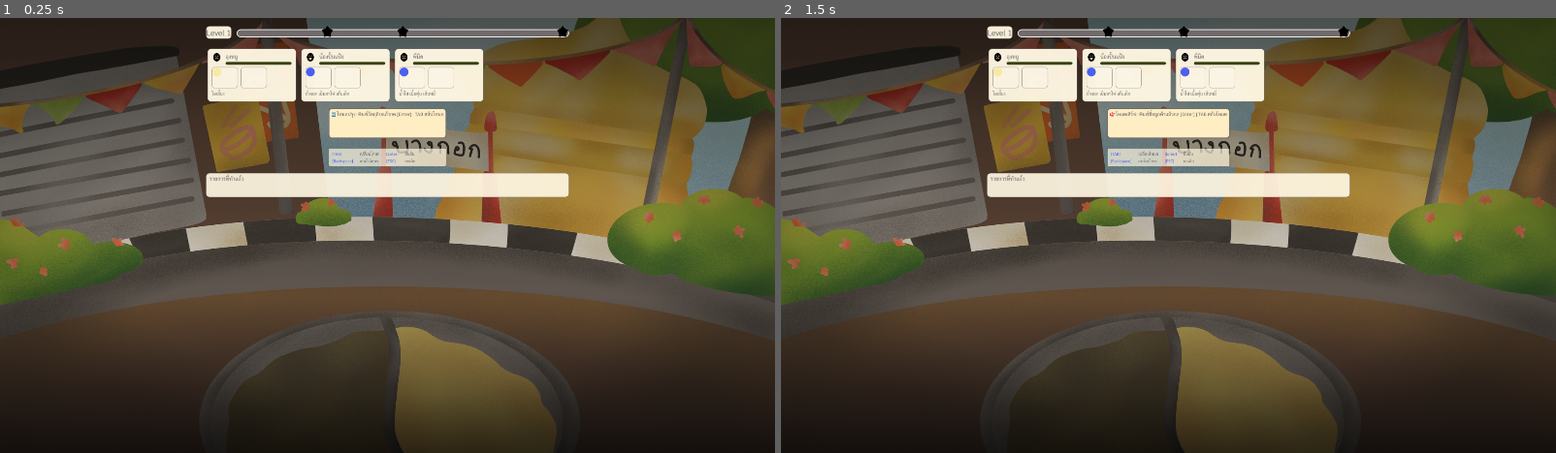
Above: before the commit, frames 1-2 (left to right).
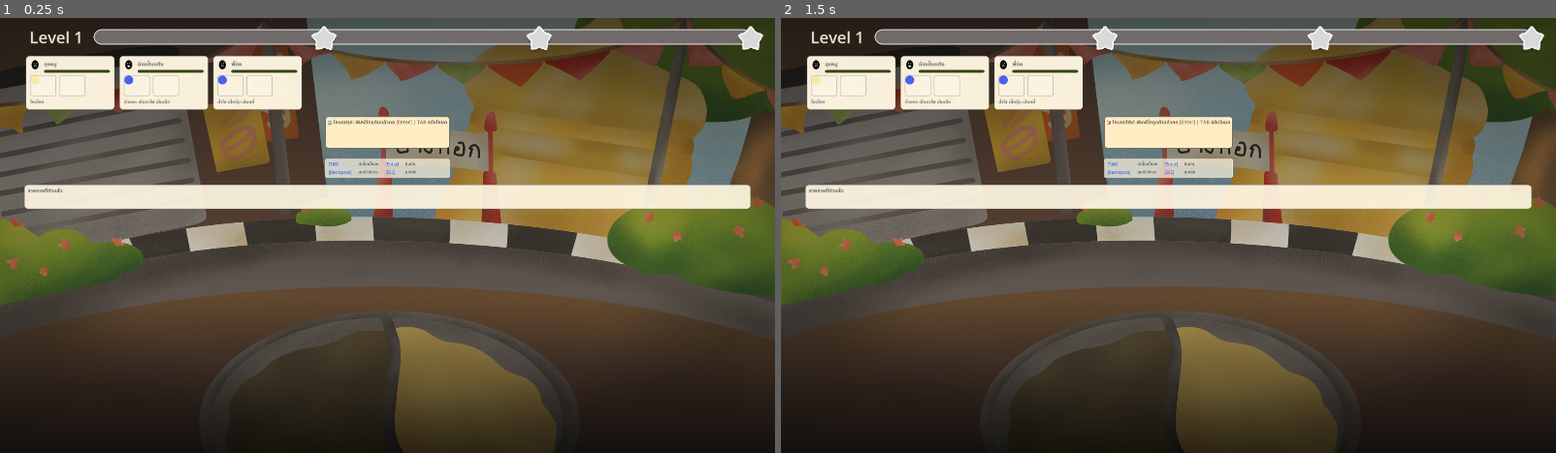
Above: after the commit, the same moments.

Repository: pcpaugust/video-game
Game: Godot game, scene res://scenes/main/Cooking.tscn
Same seed, same stepped clock (60 frames per second), same inputs: the game is played once before the commit and once after it.
Inputs:
- Up to frame 1 (0.25 s): no input
- Up to frame 2 (1.5 s): tap Enter at 0.5, 0.6 s; tap Space at 1.25 s; tap Tab at 1.35 s

The runs differ from the first frame. In frame 1, 16% of the frame differs, in the area x 3-99%, y 1-44%; in frame 2, 16%.

Commit message:
fix: level bar

Diff:
--- a/scenes/main/Cooking.tscn
+++ b/scenes/main/Cooking.tscn
@@ -5,8 +5,7 @@
 [ext_resource type="PackedScene" uid="uid://r8jlkk4nsfeo" path="res://scenes/ui/OrderQueue.tscn" id="2_cy70s"]
 [ext_resource type="PackedScene" uid="uid://dshga2ulvahoa" path="res://scenes/ui/TypingSpace.tscn" id="3_xdmyo"]
 [ext_resource type="PackedScene" uid="uid://bn2itsdp6foer" path="res://scenes/ui/DishContainer.tscn" id="4_xdmyo"]
-[ext_resource type="Texture2D" uid="uid://cgy3p5jojrnir" path="res://assets/figma/bg.png" id="5_bg"]
-[ext_resource type="Theme" path="res://assets/themes/thai_ui_theme.tres" id="7_thai_theme"]
+[ext_resource type="Texture2D" uid="uid://2dcn8nuad2ef" path="res://assets/figma/bg.png" id="5_bg"]
 
 [sub_resource type="StyleBoxFlat" id="StyleBoxFlat_ijlok"]
 bg_color = Color(0.972549, 0.9137255, 0.6431373, 1)
@@ -24,7 +23,6 @@
 anchor_bottom = 1.0
 grow_horizontal = 2
 grow_vertical = 2
-theme = ExtResource("7_thai_theme")
 theme_override_styles/panel = SubResource("StyleBoxFlat_ijlok")
 
 [node name="Background" type="TextureRect" parent="CanvasLayer/PanelContainer" unique_id=2108137782]
@@ -44,7 +42,6 @@
 theme_override_constants/separation = 16
 
 [node name="LevelBar" parent="CanvasLayer/PanelContainer/MarginContainer/VBoxContainer" unique_id=35058829 instance=ExtResource("1_kwnqp")]
-custom_minimum_size = Vector2(900, 0)
 layout_mode = 2
 
 [node name="Order" parent="CanvasLayer/PanelContainer/MarginContainer/VBoxContainer" unique_id=1408987235 instance=ExtResource("2_cy70s")]
--- a/scenes/ui/LevelBar.tscn
+++ b/scenes/ui/LevelBar.tscn
@@ -1,9 +1,7 @@
 [gd_scene format=3 uid="uid://dmddamjyml4vo"]
 
 [ext_resource type="Script" uid="uid://boisyl2wq1vrp" path="res://scripts/ui/level_bar.gd" id="1_bcj4y"]
-[ext_resource type="Texture2D" uid="uid://d28x6344r62bu" path="res://assets/figma/star_left.svg" id="1_star_left"]
-[ext_resource type="Texture2D" uid="uid://2271b1syc7bi" path="res://assets/figma/star_main.svg" id="2_star_main"]
-[ext_resource type="Texture2D" uid="uid://ct5k0lepwk5xm" path="res://assets/figma/star_right.svg" id="3_star_right"]
+[ext_resource type="Texture2D" uid="uid://c4fw00vonq2np" path="res://assets/artwork/star/empty.png" id="2_bcj4y"]
 
 [sub_resource type="StyleBoxFlat" id="StyleBoxFlat_bar_bg"]
 bg_color = Color(0.439216, 0.415686, 0.415686, 1)
@@ -24,49 +22,37 @@
 corner_radius_bottom_right = 1000
 corner_radius_bottom_left = 1000
 
-[sub_resource type="StyleBoxFlat" id="StyleBoxFlat_level_bg"]
-bg_color = Color(1, 0.968627, 0.886275, 0.96)
-border_width_left = 1
-border_width_top = 1
-border_width_right = 1
-border_width_bottom = 1
-border_color = Color(0.439216, 0.415686, 0.415686, 0.55)
-corner_radius_top_left = 8
-corner_radius_top_right = 8
-corner_radius_bottom_right = 8
-corner_radius_bottom_left = 8
-
 [node name="LevelBar" type="HBoxContainer" unique_id=35058829]
-custom_minimum_size = Vector2(960, 32)
+custom_minimum_size = Vector2(1800, 50)
+offset_right = 1800.0
+offset_bottom = 50.0
+size_flags_horizontal = 3
 theme_override_constants/separation = 12
 script = ExtResource("1_bcj4y")
 
-[node name="Container" type="HBoxContainer" parent="." unique_id=388713073]
-layout_mode = 2
-theme_override_constants/separation = 12
-
-[node name="LevelBox" type="PanelContainer" parent="Container" unique_id=1441692276]
-layout_mode = 2
-theme_override_styles/panel = SubResource("StyleBoxFlat_level_bg")
-
-[node name="Level" type="Label" parent="Container/LevelBox" unique_id=1441692276]
-layout_mode = 2
-theme_override_colors/font_color = Color(0.439216, 0.415686, 0.415686, 1)
-theme_override_font_sizes/font_size = 20
-theme_override_constants/line_spacing = 0
-text = "Level 1"
-
-[node name="Score" type="Label" parent="Container" unique_id=141258403]
-visible = false
+[node name="Level" type="Control" parent="." unique_id=1985596268]
+custom_minimum_size = Vector2(160, 0)
 layout_mode = 2
 
+[node name="LevelLabel" type="RichTextLabel" parent="Level" unique_id=1936575324]
+custom_minimum_size = Vector2(160, 0)
+layout_mode = 0
+offset_right = 160.0
+offset_bottom = 23.0
+theme_override_colors/default_color = Color(0.9372549, 0.8980392, 0.8039216, 1)
+theme_override_font_sizes/normal_font_size = 40
+theme_override_font_sizes/bold_font_size = 40
+bbcode_enabled = true
+text = "[b]Level 1[/b]"
+fit_content = true
+horizontal_alignment = 1
+
 [node name="BarWrap" type="Control" parent="." unique_id=534773475]
-custom_minimum_size = Vector2(0, 32)
+custom_minimum_size = Vector2(1600, 32)
 layout_mode = 2
 size_flags_horizontal = 3
 
 [node name="ProgressBar" type="ProgressBar" parent="BarWrap" unique_id=767615644]
-custom_minimum_size = Vector2(0, 8)
 layout_mode = 1
 anchors_preset = 15
 anchor_right = 1.0
@@ -82,47 +68,21 @@
 
 [node name="StarLeft" type="TextureRect" parent="BarWrap" unique_id=1292237827]
 layout_mode = 1
-anchors_preset = 8
-anchor_left = 0.5
-anchor_top = 0.5
-anchor_right = 0.5
-anchor_bottom = 0.5
-offset_left = -203.5
-offset_top = -16.0
-offset_right = -171.5
-offset_bottom = 16.0
-grow_horizontal = 2
-grow_vertical = 2
-texture = ExtResource("1_star_left")
-expand_mode = 1
+anchors_preset = -1
+offset_left = 533.0
+texture = ExtResource("2_bcj4y")
 
-[node name="StarMid" type="TextureRect" parent="BarWrap" unique_id=732462115]
+[node name="StarMid" type="TextureRect" parent="BarWrap" unique_id=1899257168]
 layout_mode = 1
-anchors_preset = 8
-anchor_left = 0.5
-anchor_top = 0.5
-anchor_right = 0.5
-anchor_bottom = 0.5
-offset_left = -16.0
-offset_top = -16.0
-offset_right = 16.0
-offset_bottom = 16.0
-grow_horizontal = 2
-grow_vertical = 2
-texture = ExtResource("2_star_main")
-expand_mode = 1
+anchors_preset = -1
+offset_left = 1066.0
+offset_bottom = 58.0
+texture = ExtResource("2_bcj4y")
 
-[node name="StarRight" type="TextureRect" parent="BarWrap" unique_id=2122643108]
+[node name="StarRight" type="TextureRect" parent="BarWrap" unique_id=1359795335]
 layout_mode = 1
-anchors_preset = 6
-anchor_left = 1.0
-anchor_top = 0.5
-anchor_right = 1.0
-anchor_bottom = 0.5
-offset_left = -32.0
-offset_top = -16.0
-offset_bottom = 16.0
-grow_horizontal = 0
-grow_vertical = 2
-texture = ExtResource("3_star_right")
-expand_mode = 1
+anchors_preset = -1
+offset_left = 1590.0
+offset_right = 655.0
+offset_bottom = 58.0
+texture = ExtResource("2_bcj4y")
--- a/scripts/ui/level_bar.gd
+++ b/scripts/ui/level_bar.gd
@@ -1,25 +1,43 @@
-extends Control
+extends HBoxContainer
 
 # อ้างอิง Node ลูกภายใน LevelBar.tscn (อิงตามรูปที่ 3)
-@onready var level_label = $Container/LevelBox/Level
-@onready var score_label = $Container/Score
+@onready var level_label = $Level/LevelLabel
 @onready var progress_bar = $BarWrap/ProgressBar
+@onready var star1 = $BarWrap/StarLeft
+@onready var star2 = $BarWrap/StarMid
+@onready var star3 = $BarWrap/StarRight
+
+var empty_star = preload("res://assets/artwork/star/empty.png")
+var gold_star = preload("res://assets/artwork/star/fill.png")
 
 func set_level(level_number: int, target: int) -> void:
 	# อัปเดตข้อความ เช่น "Level 1" หรือ "ด่าน: 1"
 	if level_label:
 		level_label.text = "Level %d" % level_number
 		level_label.queue_redraw()
-	if score_label:
-		score_label.text = "Score: 0"
 	# รีเซ็ต ProgressBar เมื่อเริ่มด่านใหม่ (ถ้าคุณใช้มันแสดงความคืบหน้าของด่าน)
 	if progress_bar:
 		progress_bar.value = 0
 		progress_bar.max_value = target
+	update_star_visual()
 
 # (เพิ่มเติม) ฟังก์ชันอัปเดตความคืบหน้าของด่าน
 func update_progress(current_score: int) -> void:
 	if progress_bar:
 		progress_bar.value = current_score
-	if score_label:
-		score_label.text = "Score: %d" % current_score
+	update_star_visual()
+
+func update_star_visual() -> void:
+	var threshold = progress_bar.max_value / 3
+	if progress_bar.value < threshold:
+		star1.texture = empty_star
+		star2.texture = empty_star
+		star3.texture = empty_star
+		return
+
+	if progress_bar.value >= threshold:
+		star1.texture = gold_star
+	if progress_bar.value >= threshold * 2:
+		star2.texture = gold_star
+	if progress_bar.value >= threshold * 3:
+		star3.texture = gold_star
